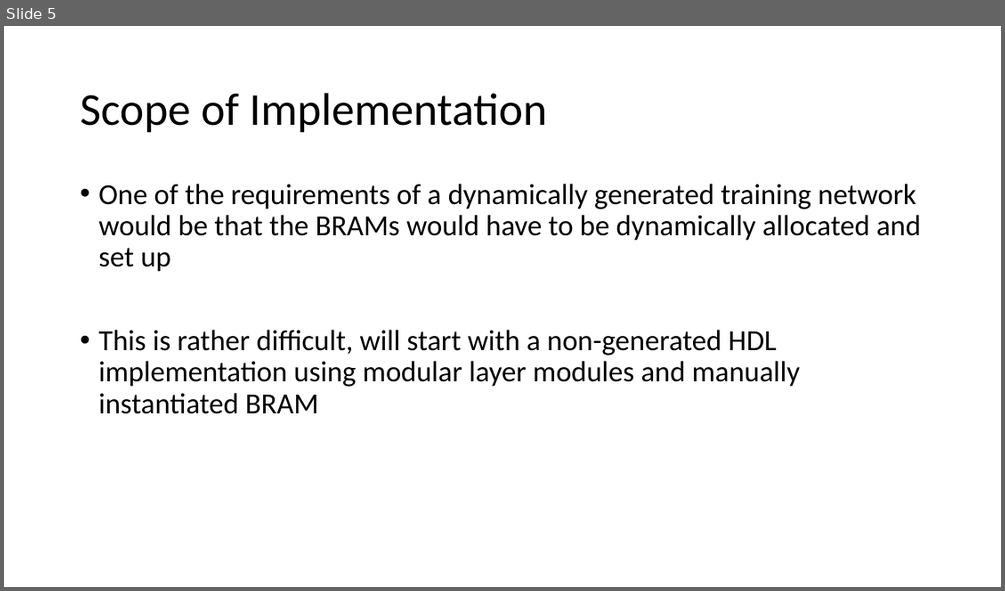
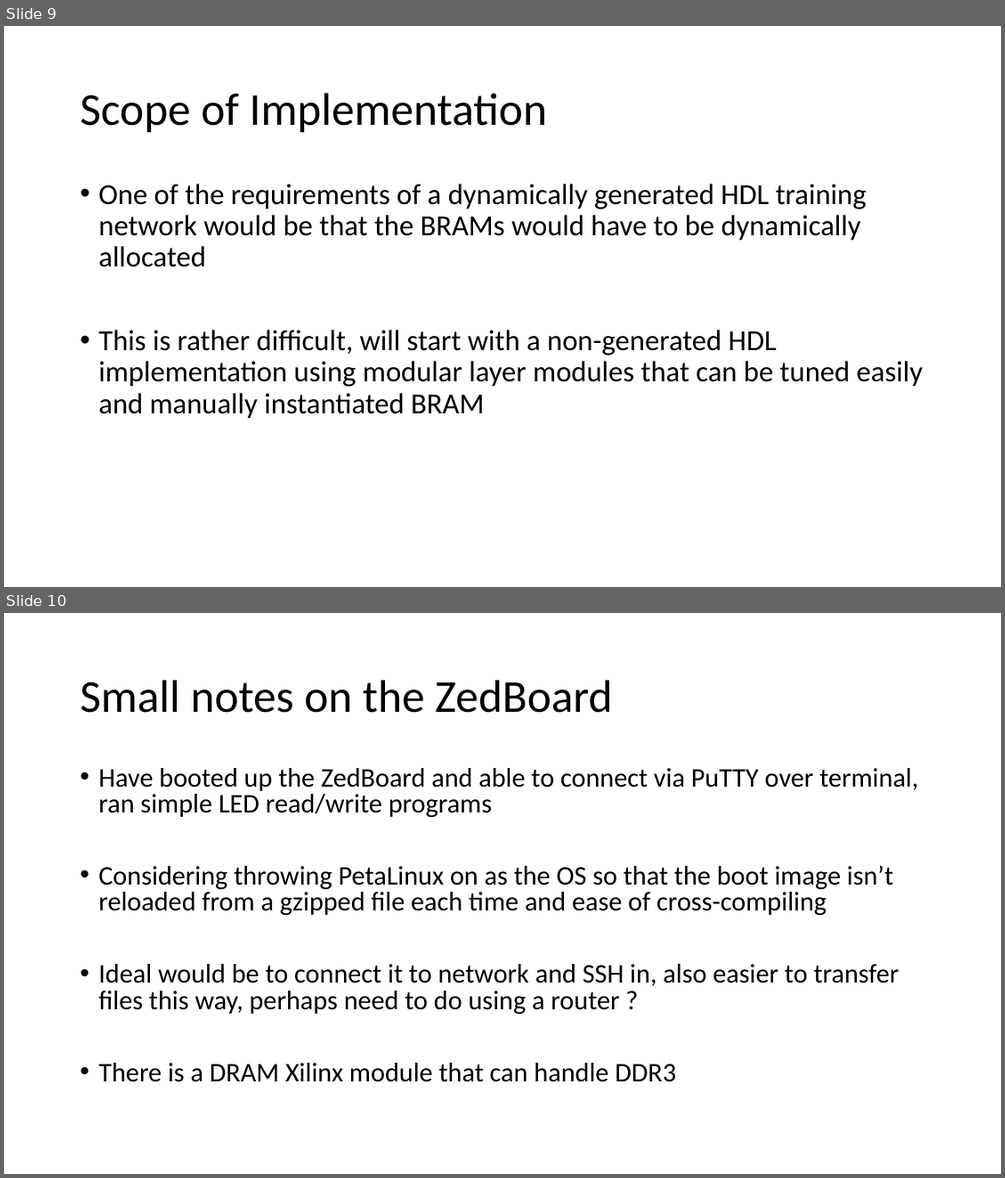
Before and after one commit to erikgroving/NeuralNetworkHardwareAccelerator, a slide deck: WeeklyPresentations/update5_04_01.pptx. Shown one above the other, each under a label of ours: slide 5 before the commit, slides 9 and 10 after it. The pictures are 1005x591 and 1005x1178 pixels, drawn with LibreOffice and Linux fonts; fonts in the diff are those of the drawing. Boxes give left, top, right and bottom in pixels: in the first picture for what was removed or moved away, otherwise in the second. Text is boxed around its words. In the diff, an @@ line names an element or a change of style, - is before the commit and + after.

```diff
--- a/WeeklyPresentations/update5_04_01.pptx
+++ b/WeeklyPresentations/update5_04_01.pptx
@@ slide 10 added at (4,613,1001,1174), background #FFFFFF @@
@@ title added at (80,680,612,713), 44 pt, text #000000 @@
+Small notes on the ZedBoard
@@ text added at (98,768,918,1082), 25.9 pt, text #000000 @@
+• Have booted up the ZedBoard and able to connect via PuTTY over terminal, ran simple LED read/write programs
+• Considering throwing PetaLinux on as the OS so that the boot image isn’t reloaded from a gzipped file each time and ease of cross-compiling
+• Ideal would be to connect it to network and SSH in, also easier to transfer files this way, perhaps need to do using a router ?
+• There is a DRAM Xilinx module that can handle DDR3
@@ what was slide 5 is now slide 9 @@
@@ slide 9 changed as well @@
@@ text at (98,184,922,418): text changed @@
-• One of the requirements of a dynamically generated training network would be that the BRAMs would have to be dynamically allocated and set up
-• This is rather difficult, will start with a non-generated HDL implementation using modular layer modules and manually instantiated BRAM
+• One of the requirements of a dynamically generated HDL training network would be that the BRAMs would have to be dynamically allocated
+• This is rather difficult, will start with a non-generated HDL implementation using modular layer modules that can be tuned easily and manually instantiated BRAM
```
Also in this commit, not shown: 4 other slides changed, 4 other slides added.
